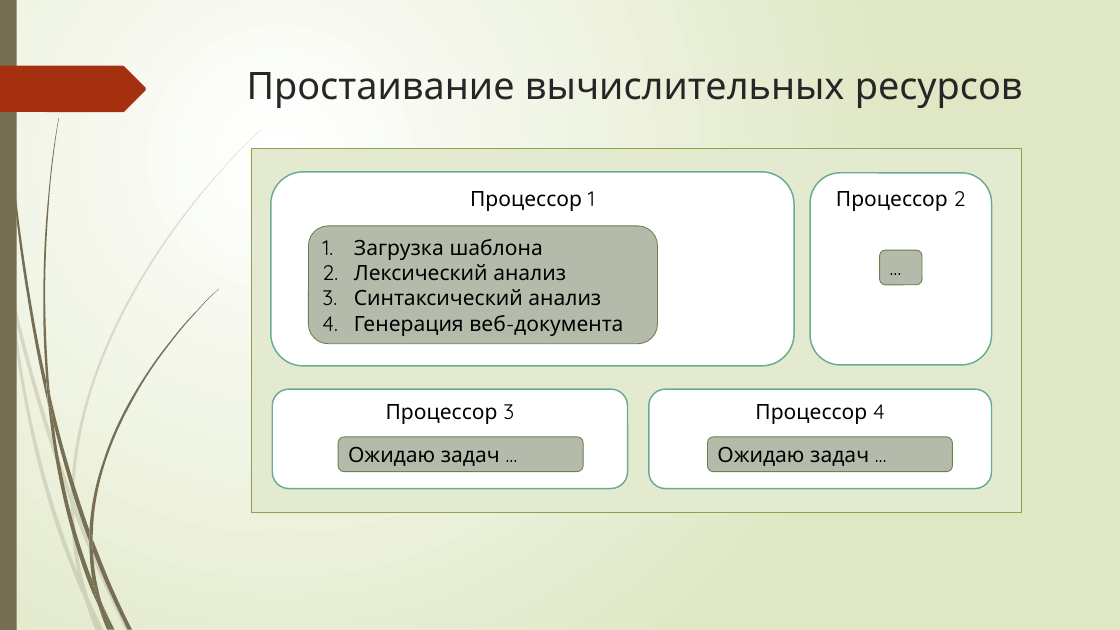
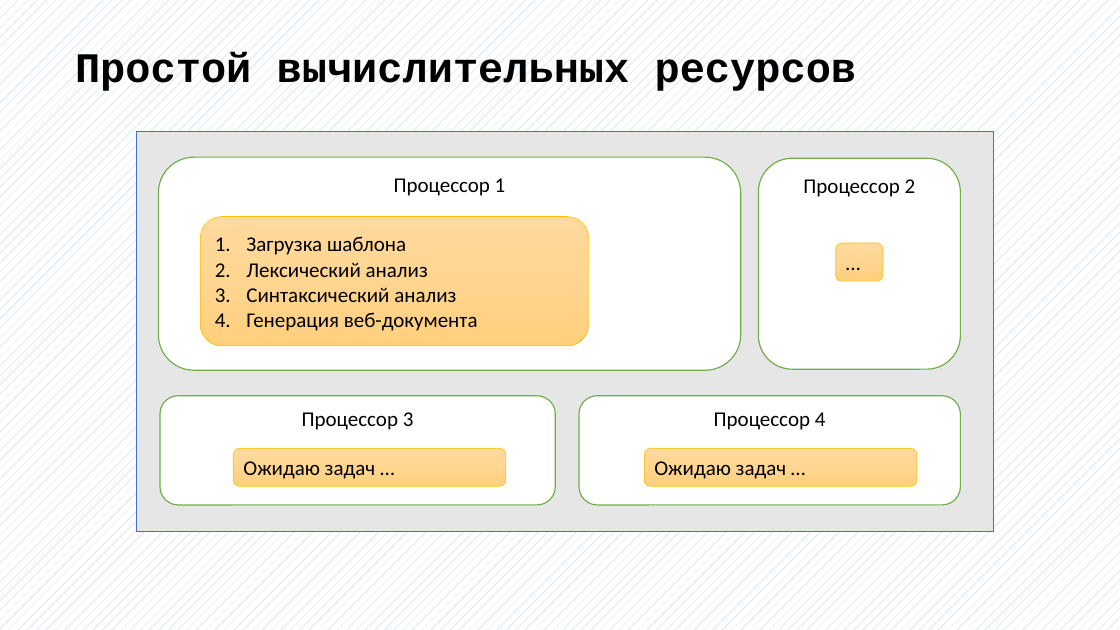
Before and after one commit to bobs4462/tachyon, a slide deck: slide 9 of docs/Презентация ВКР.pptx (slide 11 before the commit). Drawn at 1120x630 pixels with LibreOffice and Linux fonts; fonts in the diff are those of the drawing. Boxes give left, top, right and bottom in pixels: in the first picture for what was removed or moved away, otherwise in the second. Text is boxed around its words. In the diff, an @@ line names an element or a change of style, - is before the commit and + after.

```diff
--- a/docs/Презентация ВКР.pptx
+++ b/docs/Презентация ВКР.pptx
@@ background gradient #FFFFFF to #DFE8C4 to pattern #9DC3E6 on #FFFFFF @@
@@ rectangle removed at box(0, 0, 17, 630) @@
@@ text added at box(75, 52, 857, 95), 36 pt, text #000000, bold @@
+Простой вычислительных ресурсов
@@ freeform shape removed at box(0, 66, 146, 112) @@
@@ title removed at box(247, 72, 1023, 108) @@
-Простаивание вычислительных ресурсов
@@ rectangle: place and size @@
-rectangle at box(251, 149, 1022, 513)
+rectangle at box(136, 132, 994, 532)
@@ rectangle at box(136, 132, 994, 532): fill #E3EACF to #E7E6E6; outline #8BA249 0.75 pt to #4472C4 0.5 pt @@
@@ rounded rectangle "Процессор 1": place and size @@
-rounded rectangle "Процессор 1" at box(271, 172, 794, 366)
+rounded rectangle "Процессор 1" at box(159, 157, 741, 371)
@@ rounded rectangle "Процессор 2": place and size @@
-rounded rectangle "Процессор 2" at box(810, 173, 991, 365)
+rounded rectangle "Процессор 2" at box(759, 158, 960, 369)
@@ rounded rectangle "Загрузка шаблона": place and size @@
-rounded rectangle "Загрузка шаблона" at box(308, 226, 658, 344)
+rounded rectangle "Загрузка шаблона" at box(200, 217, 588, 346)
@@ font Quicksand to Calibri; fill #B4BCAA to gradient #FFDB9E to #FFD590 to #FFD07C; outline #6D804F 0.75 pt to #FFC000 0.5 pt in 4 elements at box(644, 449, 918, 486), box(200, 217, 588, 346), box(234, 449, 507, 486), box(836, 243, 883, 281) @@
@@ rounded rectangle "…": place and size @@
-rounded rectangle "…" at box(880, 250, 923, 285)
+rounded rectangle "…" at box(836, 243, 883, 281)
@@ font Quicksand to Calibri; outline #6AAC91 1.25 pt to #70AD47 1 pt in 4 elements at box(759, 158, 960, 369), box(159, 157, 741, 371), box(579, 396, 960, 505), box(160, 396, 555, 505) @@
@@ rounded rectangle "Процессор 3": place and size @@
-rounded rectangle "Процессор 3" at box(272, 389, 628, 488)
+rounded rectangle "Процессор 3" at box(160, 396, 555, 505)
@@ rounded rectangle "Процессор 4": place and size @@
-rounded rectangle "Процессор 4" at box(649, 389, 991, 488)
+rounded rectangle "Процессор 4" at box(579, 396, 960, 505)
@@ rounded rectangle "Ожидаю задач …": place and size @@
-rounded rectangle "Ожидаю задач …" at box(339, 437, 584, 471)
+rounded rectangle "Ожидаю задач …" at box(234, 449, 507, 486)
@@ rounded rectangle "Ожидаю задач …": place and size @@
-rounded rectangle "Ожидаю задач …" at box(707, 437, 953, 471)
+rounded rectangle "Ожидаю задач …" at box(644, 449, 918, 486)
@@ group removed at box(0, 129, 262, 630): 10 freeform shapes @@
@@ group removed at box(3, 0, 218, 630): 12 freeform shapes @@
```
Also in this commit, not shown: 10 other slides changed, 6 slides added, 8 slides removed, 1 other file.
